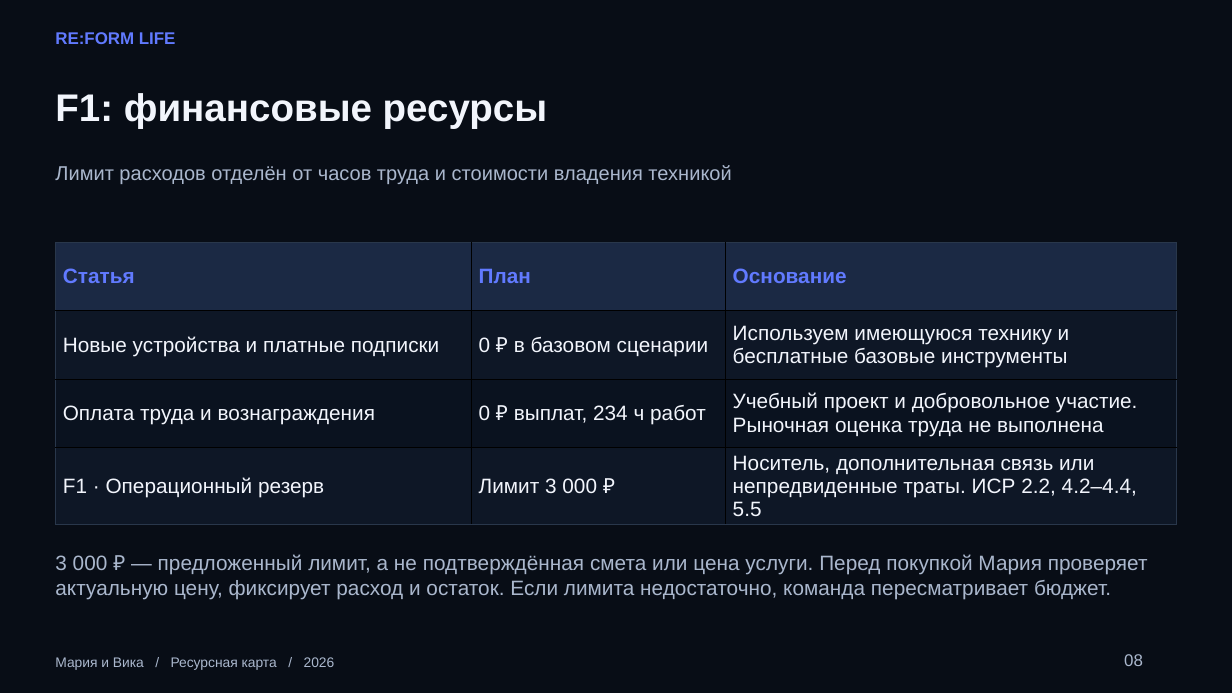
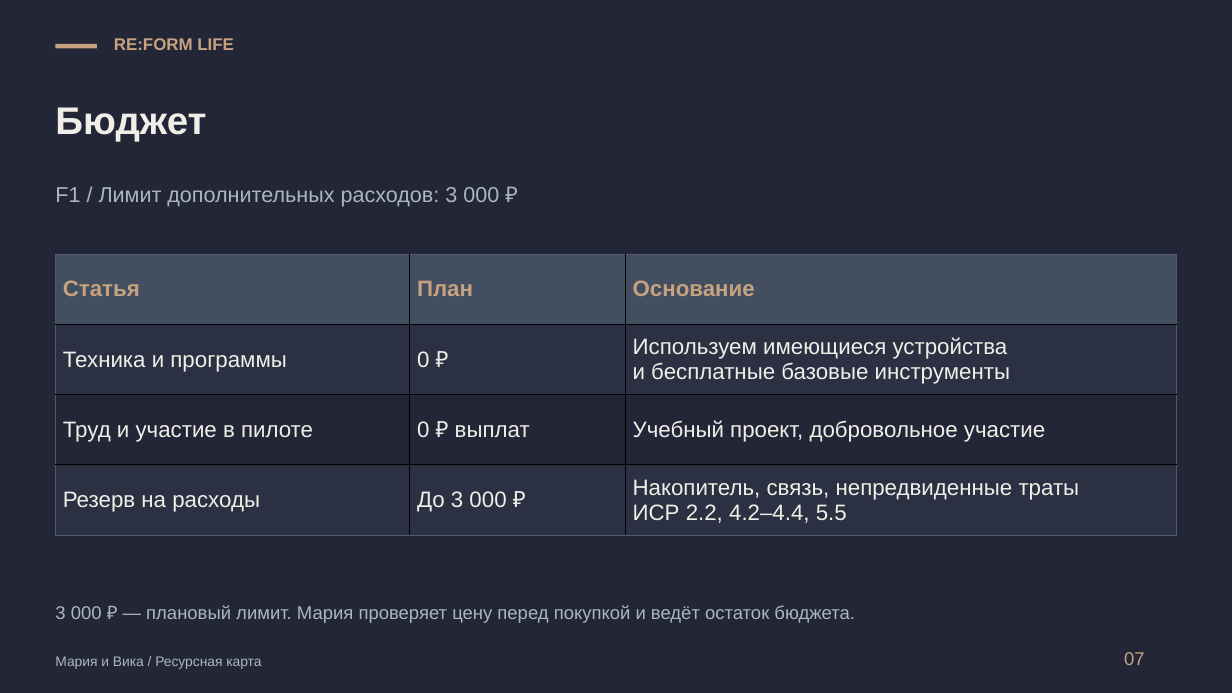
Before and after one commit to kartaamigo/RE-FORM-LIFE, a slide deck: slide 7 of docs/project-plan/RE_FORM_LIFE_resource_presentation.pptx (slide 8 before the commit). Drawn at 1232x693 pixels with LibreOffice and Linux fonts; fonts in the diff are those of the drawing. Boxes give left, top, right and bottom in pixels: in the first picture for what was removed or moved away, otherwise in the second. Text is boxed around its words. In the diff, an @@ line names an element or a change of style, - is before the commit and + after.

```diff
--- a/docs/project-plan/RE_FORM_LIFE_resource_presentation.pptx
+++ b/docs/project-plan/RE_FORM_LIFE_resource_presentation.pptx
@@ background #080D16 to #222636 @@
@@ rectangle added at [55, 44, 97, 48], fill #C6A27F @@
@@ text "RE:FORM LIFE": place and size @@
-text "RE:FORM LIFE" at [55, 32, 176, 44]
+text "RE:FORM LIFE" at [114, 38, 234, 50]
@@ text "RE:FORM LIFE" at [114, 38, 234, 50]: text colour #617AFF to #C6A27F @@
@@ text removed at [55, 93, 548, 129] @@
-F1: финансовые ресурсы
@@ text added at [55, 107, 206, 142], 37.5 pt, text #F1EEE8, bold @@
+Бюджет
@@ text at [55, 187, 499, 207]: text changed; size 19.5 to 21 pt; text colour #AAB7CD to #A9B8BC @@
-Лимит расходов отделён от часов труда и стоимости владения техникой
+F1 / Лимит дополнительных расходов: 3 000 ₽
@@ table at [55, 254, 1177, 535] @@
-row 2: Новые устройства и платные подписки | 0 ₽ в базовом сценарии | Используем имеющуюся технику и бесплатные базовые инструменты
+row 2: Техника и программы | 0 ₽ | Используем имеющиеся устройства / и бесплатные базовые инструменты
-row 3: Оплата труда и вознаграждения | 0 ₽ выплат, 234 ч работ | Учебный проект и добровольное участие. Рыночная оценка труда не выполнена
+row 3: Труд и участие в пилоте | 0 ₽ выплат | Учебный проект, добровольное участие
-row 4: F1 · Операционный резерв | Лимит 3 000 ₽ | Носитель, дополнительная связь или непредвиденные траты. ИСР 2.2, 4.2–4.4, 5.5
+row 4: Резерв на расходы | До 3 000 ₽ | Накопитель, связь, непредвиденные траты / ИСР 2.2, 4.2–4.4, 5.5
@@ fill #1B2944 to #434F61 in row 1 @@
@@ fill #0E1726 to #2B3142 in 6 cells @@
@@ fill #0A121F to #222636 in row 3 @@
@@ size 20.2 to 21.8 pt, text colour #617AFF to #C6A27F in "Статья", "План", "Основание" @@
@@ borders changed @@
@@ table: place and size @@
-table at [55, 242, 1176, 520]
+table at [55, 254, 1177, 535]
@@ text at [55, 605, 854, 623]: text changed; size 20.2 to 18 pt; text colour #AAB7CD to #A9B8BC @@
-3 000 ₽ — предложенный лимит, а не подтверждённая смета или цена услуги. Перед покупкой Мария проверяет актуальную цену, фиксирует расход и остаток. Если лимита недостаточно, команда пересматривает бюджет.
+3 000 ₽ — плановый лимит. Мария проверяет цену перед покупкой и ведёт остаток бюджета.
@@ text at [55, 656, 261, 668]: text changed; text colour #AAB7CD to #A9B8BC @@
-Мария и Вика / Ресурсная карта / 2026
+Мария и Вика / Ресурсная карта
@@ text removed at [1124, 654, 1143, 666] @@
-08
@@ text added at [1124, 652, 1145, 665], 18 pt, text #C6A27F @@
+07
```
Also in this commit, not shown: 7 other slides changed, 6 slides added, 9 slides removed, 1 other file.
